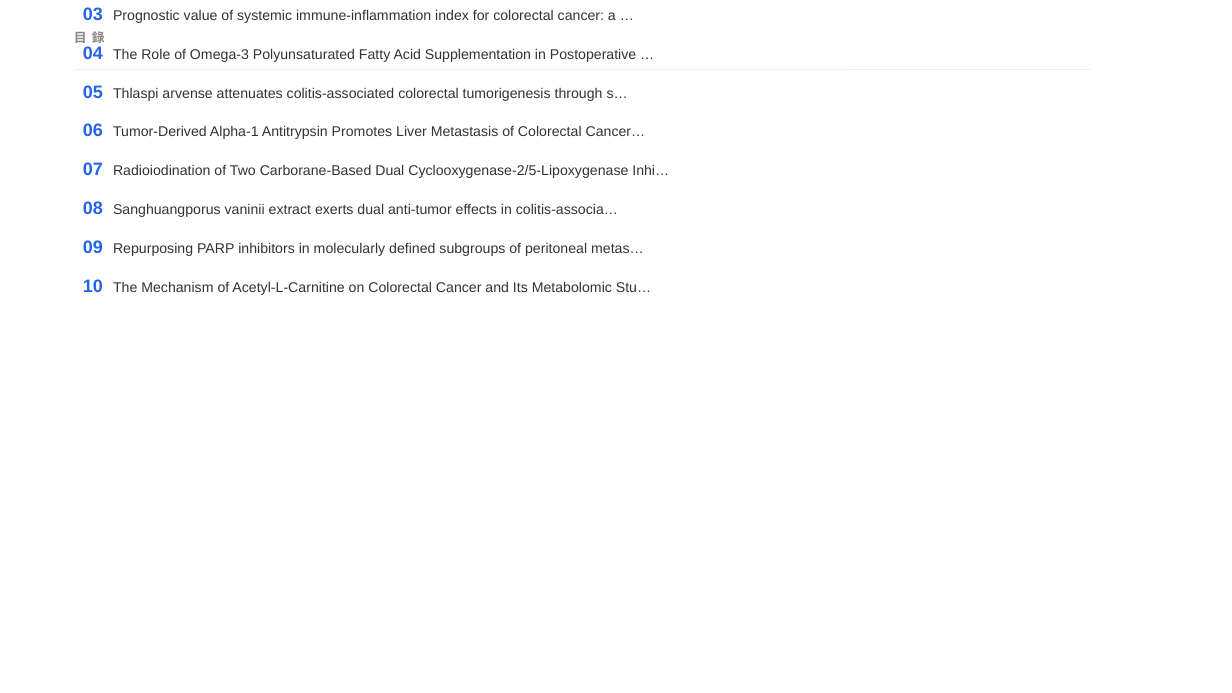
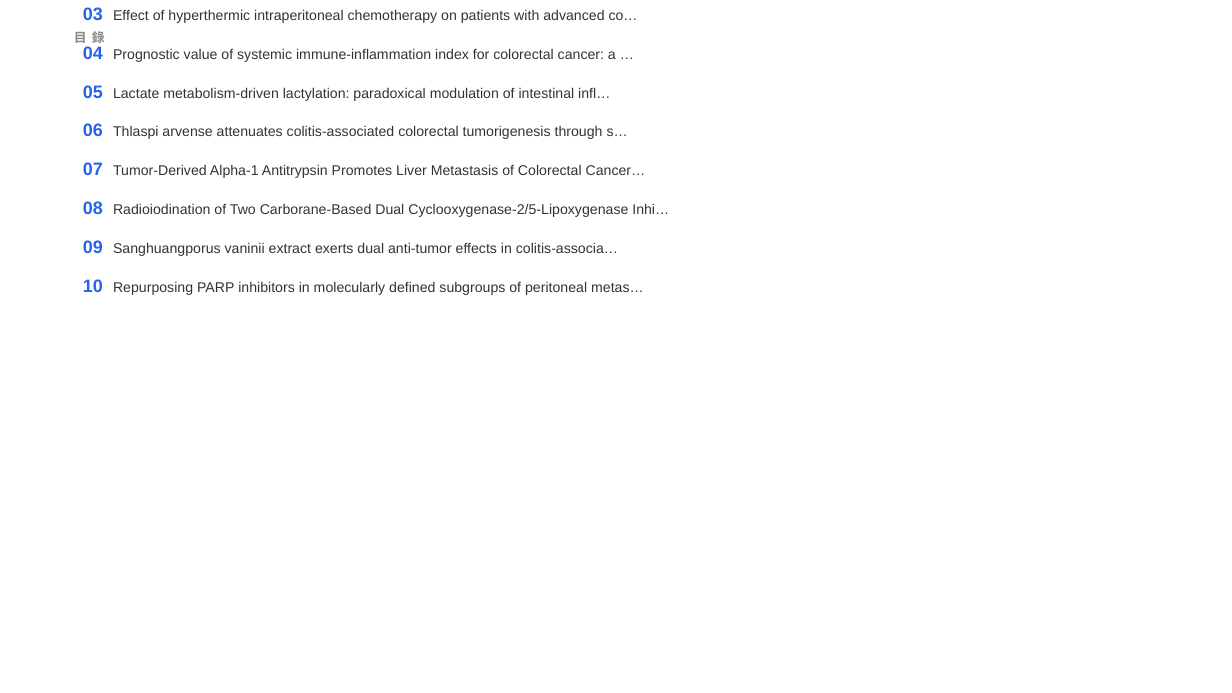
Before and after one commit to jejenhu-maker/colorectal-weekly-digest, a slide deck: slide 2 of docs/digest-zh.pptx. Drawn at 1232x693 pixels with LibreOffice and Linux fonts; fonts in the diff are those of the drawing. Boxes give left, top, right and bottom in pixels: in the first picture for what was removed or moved away, otherwise in the second. Text is boxed around its words. In the diff, an @@ line names an element or a change of style, - is before the commit and + after.

```diff
--- a/docs/digest-zh.pptx
+++ b/docs/digest-zh.pptx
@@ text at (83,7,669,295): text changed @@
-02 Effect of hyperthermic intraperitoneal chemotherapy on patients with advanced co…
-03 Prognostic value of systemic immune-inflammation index for colorectal cancer: a …
-04 The Role of Omega-3 Polyunsaturated Fatty Acid Supplementation in Postoperative …
-05 Thlaspi arvense attenuates colitis-associated colorectal tumorigenesis through s…
-06 Tumor-Derived Alpha-1 Antitrypsin Promotes Liver Metastasis of Colorectal Cancer…
-07 Radioiodination of Two Carborane-Based Dual Cyclooxygenase-2/5-Lipoxygenase Inhi…
-08 Sanghuangporus vaninii extract exerts dual anti-tumor effects in colitis-associa…
-09 Repurposing PARP inhibitors in molecularly defined subgroups of peritoneal metas…
-10 The Mechanism of Acetyl-L-Carnitine on Colorectal Cancer and Its Metabolomic Stu…
+02 Organ-specific immune and metabolic programs shape spatial microenvironments in …
+03 Effect of hyperthermic intraperitoneal chemotherapy on patients with advanced co…
+04 Prognostic value of systemic immune-inflammation index for colorectal cancer: a …
+05 Lactate metabolism-driven lactylation: paradoxical modulation of intestinal infl…
+06 Thlaspi arvense attenuates colitis-associated colorectal tumorigenesis through s…
+07 Tumor-Derived Alpha-1 Antitrypsin Promotes Liver Metastasis of Colorectal Cancer…
+08 Radioiodination of Two Carborane-Based Dual Cyclooxygenase-2/5-Lipoxygenase Inhi…
+09 Sanghuangporus vaninii extract exerts dual anti-tumor effects in colitis-associa…
+10 Repurposing PARP inhibitors in molecularly defined subgroups of peritoneal metas…
@@ line removed from (74, 69) to (1091, 69) @@
```
Also in this commit, not shown: 11 other slides changed, 2 slides added, 2 slides removed, 3 other files.
